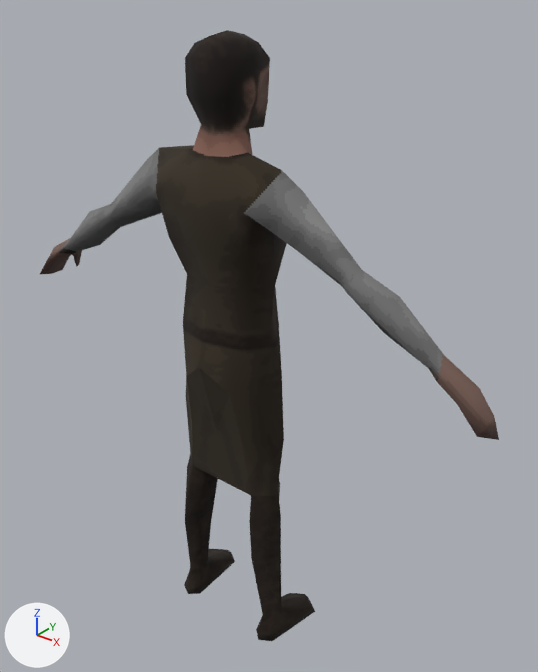
Two versions of the glTF model godot/assets/psx-characters/peasant.glb, one commit apart.
One viewpoint serves both versions: a 50 mm camera at (1.27, -1.434, 1.927) aimed at (0.051, 0.09, 0.982). The lights are fixed; the arrows at lower left show +X, +Y and +Z. The first picture is the older version. Where no turn or scale is listed for an object, it has been applied to the vertices. Vertices at exactly the same position are counted once.

Names of what the first picture shows: 'Peasant2'.
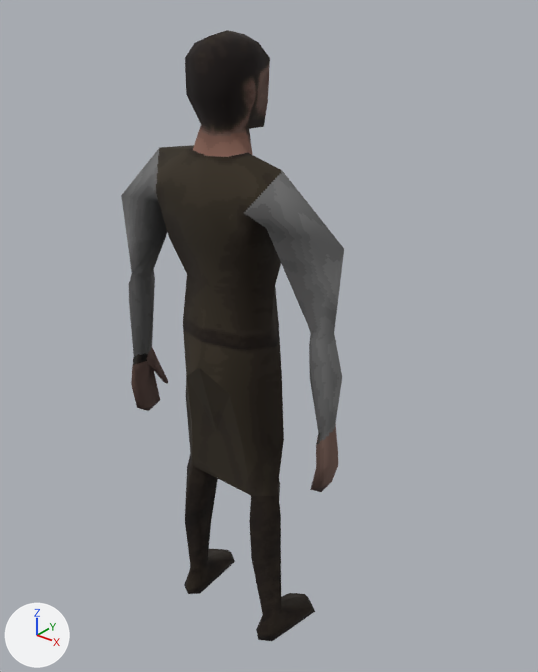
Where the change shows, as pixel boxes (x1, y1, x2, y2) in the pictures (538 x 672 px; the box of a moved part takes in the faces that stretch with it):
```json
{"object": "Peasant2", "change": "reshaped", "before": [40, 30, 499, 641], "after": [121, 30, 344, 641], "on screen": "51% narrower"}
{"part": 1, "of": "me_humanoidbase_notoverlapping_005", "change": "moved or reshaped", "before": [40, 147, 162, 274], "after": [121, 147, 168, 411]}
{"part": 2, "of": "me_humanoidbase_notoverlapping_005", "change": "moved or reshaped", "before": [266, 171, 499, 440], "after": [266, 171, 344, 492]}
```

Edits to the scene script, one JSON object a line:
```json
{"block": "me_humanoidbase_notoverlapping_005", "where": "# used by ob_peasant2; location = (0.002, -0.03, 0.0)"}
{"op": "remove", "block": "me_humanoidbase_notoverlapping_005", "code": "me_humanoidbase_notoverlapping_005.from_pydata(...)  # 242 vertices, 478 faces; spans x -0.81..0.8, y -0.12..0.18, z 0.0..1.81"}
{"op": "add", "block": "me_humanoidbase_notoverlapping_005", "code": "me_humanoidbase_notoverlapping_005.from_pydata(...)  # 242 vertices, 478 faces; spans x -0.39..0.39, y -0.12..0.18, z 0.0..1.81"}
{"block": "me_humanoidbase_notoverlapping_005", "change": "me_humanoidbase_notoverlapping_005 part 1: all 29 vertices in x -0.81..-0.27, y -0.07..0.05, z 1.01..1.47 are turned -52.8 degrees about the y axis through their middle, then moved by (0.17, 0.0, -0.24)"}
{"block": "me_humanoidbase_notoverlapping_005", "change": "me_humanoidbase_notoverlapping_005 part 2: all 29 vertices in x 0.26..0.8, y -0.07..0.05, z 1.01..1.47 are turned 52.6 degrees about the y axis through their middle, then moved by (-0.17, 0.0, -0.24)"}
```
